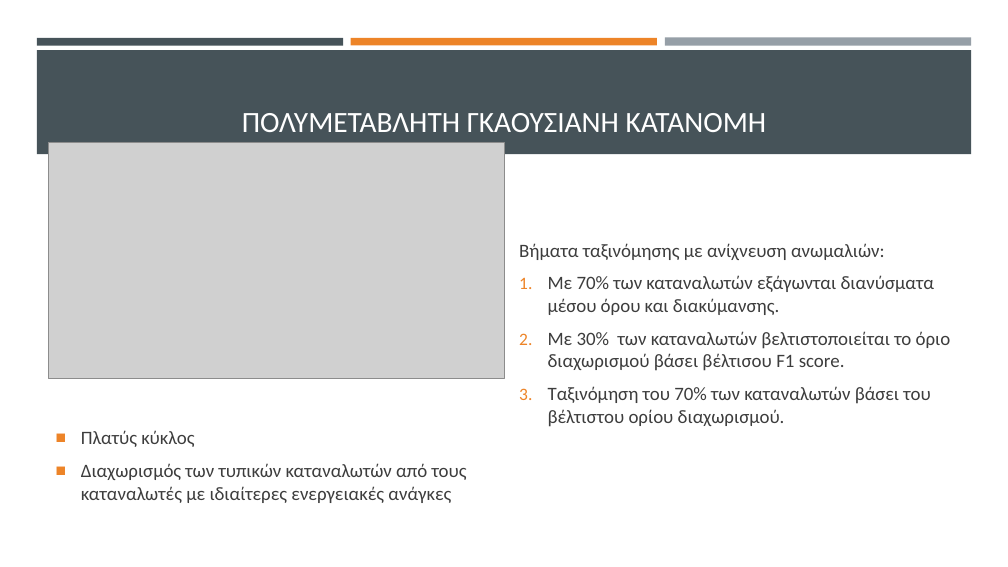
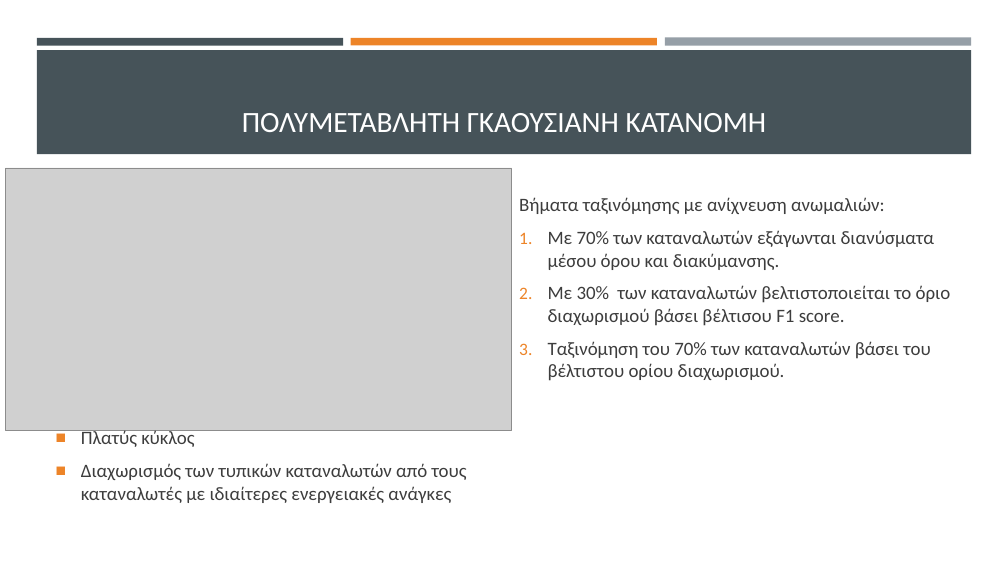
Before and after one commit to thanmitsel/Theft-detection, a slide deck: slide 15 of LateX/Presentation/Ανιχνευση μη τεχνικων απωλειων με συστηματα μηχανικης μαθησης.pptx. Drawn at 1008x567 pixels with LibreOffice and Linux fonts; fonts in the diff are those of the drawing; grey boxes stand for pictures. Boxes give left, top, right and bottom in pixels: in the first picture for what was removed or moved away, otherwise in the second. Text is boxed around its words. In the diff, an @@ line names an element or a change of style, - is before the commit and + after.

```diff
--- a/LateX/Presentation/Ανιχνευση μη τεχνικων απωλειων με συστηματα μηχανικης μαθησης.pptx
+++ b/LateX/Presentation/Ανιχνευση μη τεχνικων απωλειων με συστηματα μηχανικης μαθησης.pptx
@@ picture resized from (x1=48, y1=142, x2=504, y2=379) to (x1=5, y1=168, x2=511, y2=430) @@
@@ text "Βήματα ταξινόμησης με ανίχνευση ανωμαλιών:" moved from (x1=519, y1=243, x2=951, y2=427) to (x1=519, y1=197, x2=951, y2=381) @@
```
Also in this commit, not shown: 3 other slides changed, 3 other files.
